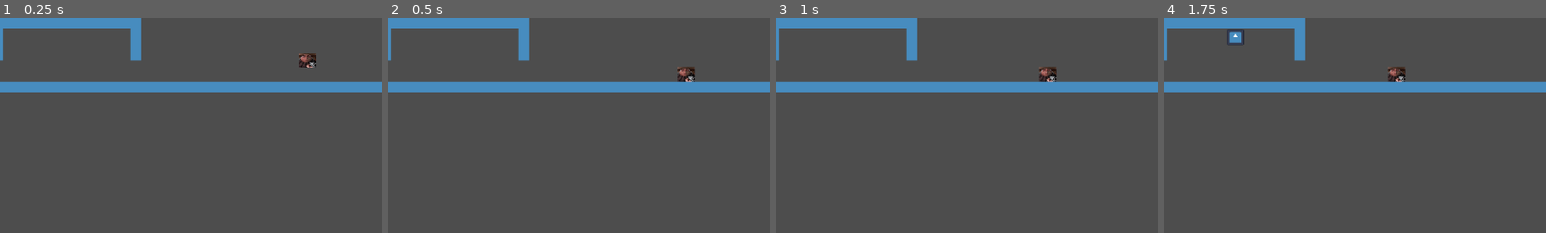
Above: before the commit, frames 1-4 (left to right).
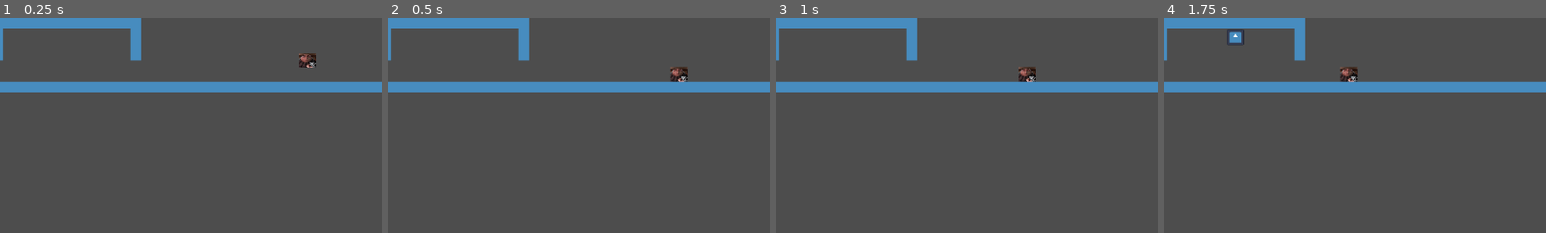
Above: after the commit, the same moments.

Repository: Oryphanix/jam
Game: Godot game, scene res://scenes/main.tscn
Two runs of this game, one before a commit and one after it. Both use one fixed random seed, a clock stepped at 60 frames per second and the inputs below. The engine's default icon, where the game draws it, is replaced by a stand-in: a white triangle on a blue panel in a dark square.
Inputs:
- Up to frame 1 (0.25 s): no input
- Up to frame 2 (0.5 s): no input
- Up to frame 3 (1 s): tap Enter (ui_accept) at 0.5, 0.77 s; hold D (move_right) from 0.53 s (still down)
- Up to frame 4 (1.75 s): keep holding D (move_right); tap Enter (ui_accept) at 1.52 s
The pictures show only the part of the screen within x 20-70%, y 0-50%; the shares and areas given below are measured in that part.

Frame 1 is identical in both runs. In frame 2, 0.4% of the frame differs, in the area x 74-81%, y 22-30%; in frame 3, 0.6%, in the area x 63-74%, y 22-30%; in frame 4, 0.6%.

Commit message:
started on stalking state

Diff:
--- a/monster/States/lurking.gd
+++ b/monster/States/lurking.gd
@@ -13,13 +13,17 @@
 	print("lurking")
 
 func Update(_delta: float):
-	pass
+	if Global.sanity <= 70 and Global.sanity > 30:
+		Transitioned.emit(self, "stalking")
 
 func Physics_Update(_delta: float):
+	#Vars for distance to player
 	var direction = Global.playerPosition - Global.enemyPosition
 	var distance := direction.length()
+	#Makes the enemy move towards the player but make it stop at a distance
 	if distance >= minDistance + bufferZone:
 		enemy.velocity = (direction.normalized() * moveSpeed)
+	#Make it run away if the player gets to close
 	elif distance < minDistance - bufferZone:
 		enemy.velocity = -(direction.normalized() * moveAway)
 	else:
--- a/monster/States/follow.gd
+++ b/monster/States/stalking.gd
@@ -1,31 +1,30 @@
 extends State
-class_name EnemyFollow
+class_name EnemyStalk
 
 #PLACEHOLDER BEHAVIOUR
 
 @export var enemy: CharacterBody2D
-@export var moveSpeed := 40
-@export var moveAway := 100
+@export var moveSpeed := 70
+@export var moveAway := 80
 @export var bufferZone := 5.0
-@export var minDistance := 250
+@export var minDistance := 125
 var player: CharacterBody2D
 
 func Enter():
 	player = get_tree().get_first_node_in_group("Player")
-	print("entered follow")
+	if Global.sanity <= 30:
+		Transitioned.emit(self, "chasing")
+	print("entered stalk")
 
 func Physics_Update(_delta: float):
-	#Modify
 	var direction = Global.playerPosition - Global.enemyPosition
 	var distance := direction.length()
-	if distance < 500 and distance >= minDistance + bufferZone:
+	#Makes the enemy move towards the player but make it stop at a distance
+	if distance >= minDistance + bufferZone:
 		enemy.velocity = (direction.normalized() * moveSpeed)
-	elif distance > 500:
-		print("too far away, wamdering")
-		Transitioned.emit(self, "lurking")
+	#Make it run away if the player gets to close
 	elif distance < minDistance - bufferZone:
 		enemy.velocity = -(direction.normalized() * moveAway)
 	else:
 		enemy.velocity = Vector2.ZERO
 	enemy.move_and_slide()
-	print(enemy.velocity.length())
--- a/monster/enemy.tscn
+++ b/monster/enemy.tscn
@@ -3,7 +3,7 @@
 [ext_resource type="Script" path="res://monster/enemy.gd" id="1_rg1we"]
 [ext_resource type="Texture2D" uid="uid://cj8dnp2v42tj7" path="res://monster/Screenshot 2024-08-12 170945.png" id="2_1t4wk"]
 [ext_resource type="Script" path="res://monster/States/state_machine.gd" id="3_tgi4v"]
-[ext_resource type="Script" path="res://monster/States/follow.gd" id="4_6qnga"]
+[ext_resource type="Script" path="res://monster/States/stalking.gd" id="4_6qnga"]
 [ext_resource type="Script" path="res://monster/States/lurking.gd" id="4_s5aqr"]
 [ext_resource type="Script" path="res://monster/States/chasing.gd" id="6_jbkc5"]
 
@@ -36,17 +36,16 @@
 
 [node name="StateMachine" type="Node" parent="enemy" node_paths=PackedStringArray("initialState", "enemy")]
 script = ExtResource("3_tgi4v")
-initialState = NodePath("Lurking")
+initialState = NodePath("Stalking")
 enemy = NodePath("..")
 
 [node name="Lurking" type="Node" parent="enemy/StateMachine" node_paths=PackedStringArray("enemy")]
 script = ExtResource("4_s5aqr")
 enemy = NodePath("../..")
 
-[node name="Follow" type="Node" parent="enemy/StateMachine" node_paths=PackedStringArray("enemy")]
+[node name="Stalking" type="Node" parent="enemy/StateMachine" node_paths=PackedStringArray("enemy")]
 script = ExtResource("4_6qnga")
 enemy = NodePath("../..")
-minDistance = 251
 
 [node name="Chasing" type="Node" parent="enemy/StateMachine"]
 script = ExtResource("6_jbkc5")
--- a/player/player.gd
+++ b/player/player.gd
@@ -1,6 +1,6 @@
 extends CharacterBody2D
 
-const SPEED = 200.0
+@export var SPEED = 200.0
 const JUMP_VELOCITY = -400.0
 #Variable for globalisation of player position
 var playerPosition: Vector2
